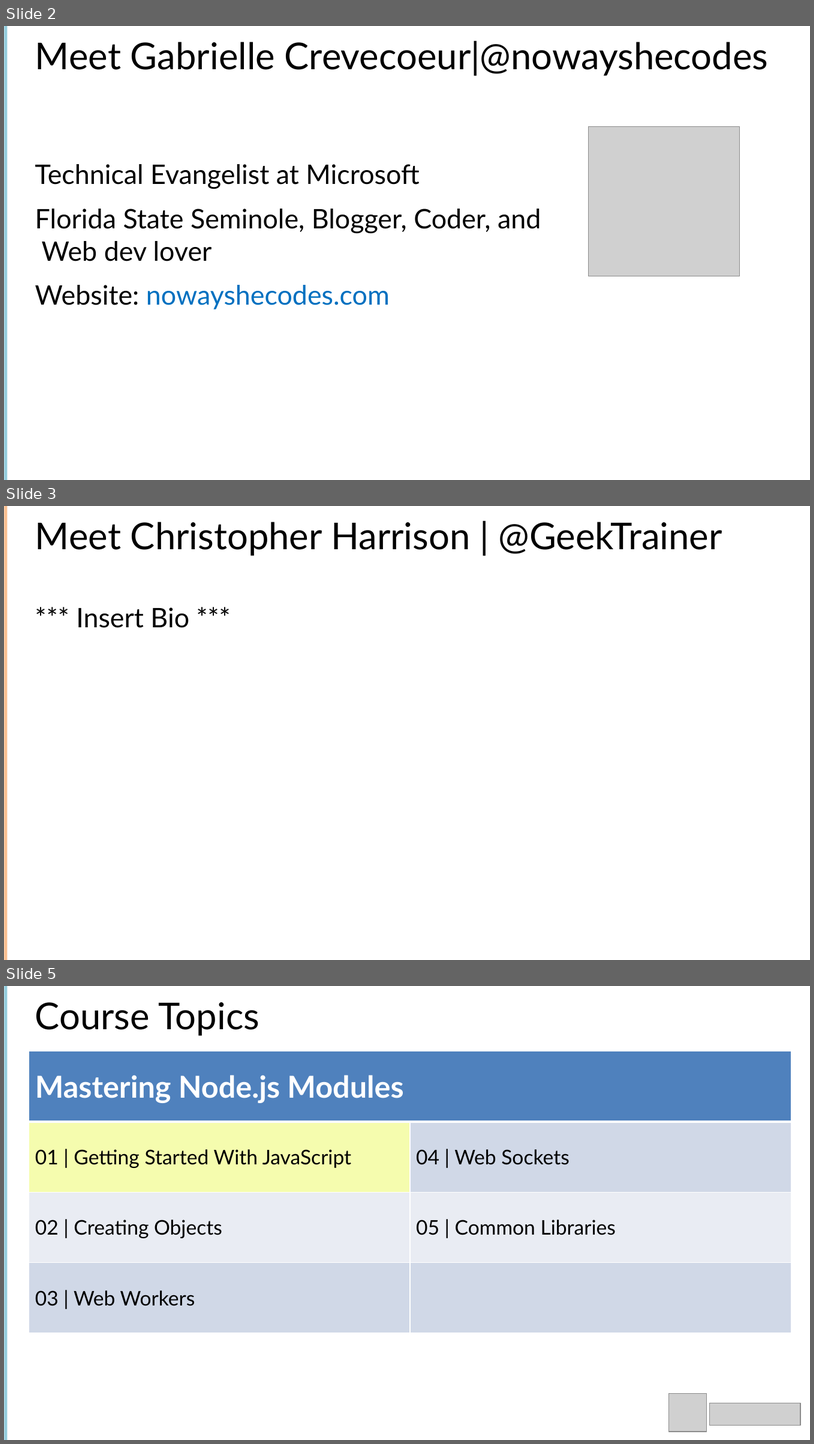
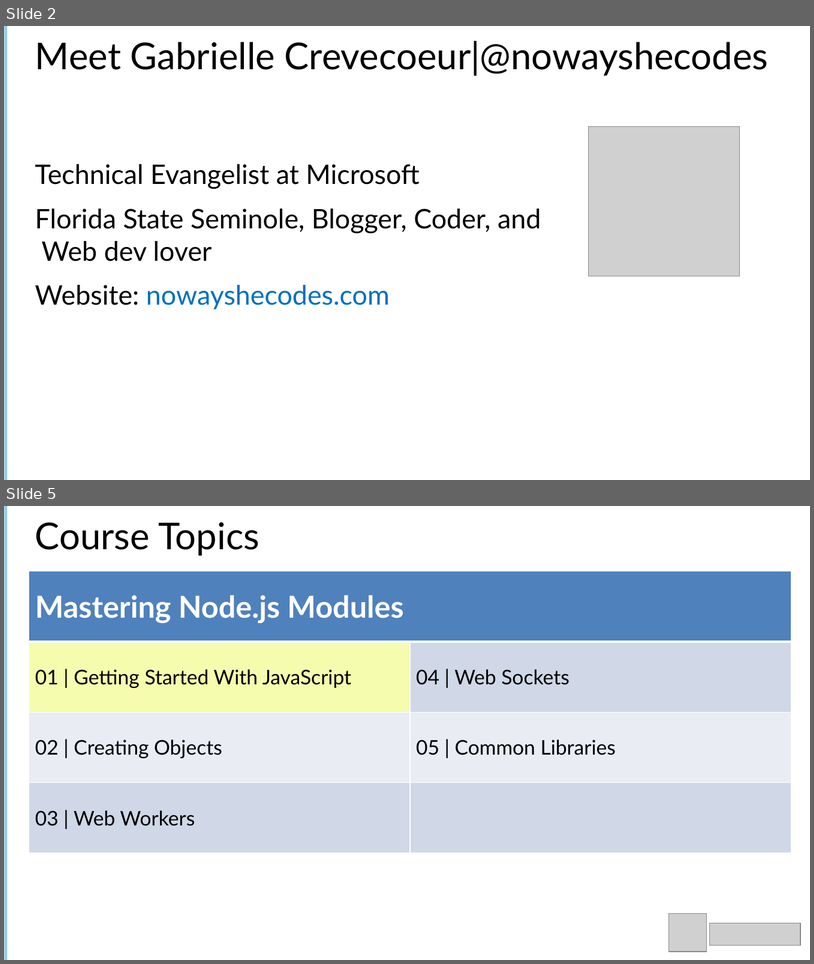
Before and after one commit to Amart85/JavaScript-Experienced-Developers, a slide deck: Slides/Module 1 -Getting Started With JavaScript.pptx. Shown one above the other, each under a label of ours: slides 2, 3 and 5 before the commit, slides 2 and 5 after it; the slides between them are not shown. The pictures are 814x1444 and 814x964 pixels, drawn with LibreOffice and Linux fonts; fonts in the diff are those of the drawing; grey boxes stand for pictures. Boxes give left, top, right and bottom in pixels: in the first picture for what was removed or moved away, otherwise in the second. Text is boxed around its words. In the diff, an @@ line names an element or a change of style, - is before the commit and + after.

```diff
--- a/Slides/Module 1 -Getting Started With JavaScript.pptx
+++ b/Slides/Module 1 -Getting Started With JavaScript.pptx
@@ slide 3 removed at box(4, 506, 810, 960), background #FFFFFF @@
@@ rectangle removed at box(4, 506, 7, 960) @@
@@ title removed at box(35, 522, 723, 556) @@
-Meet Christopher Harrison | @GeekTrainer
@@ text removed at box(76, 607, 189, 628) @@
-*** Insert Bio ***
```
Also in this commit, not shown: 1 slide changed, 1 slide added.
